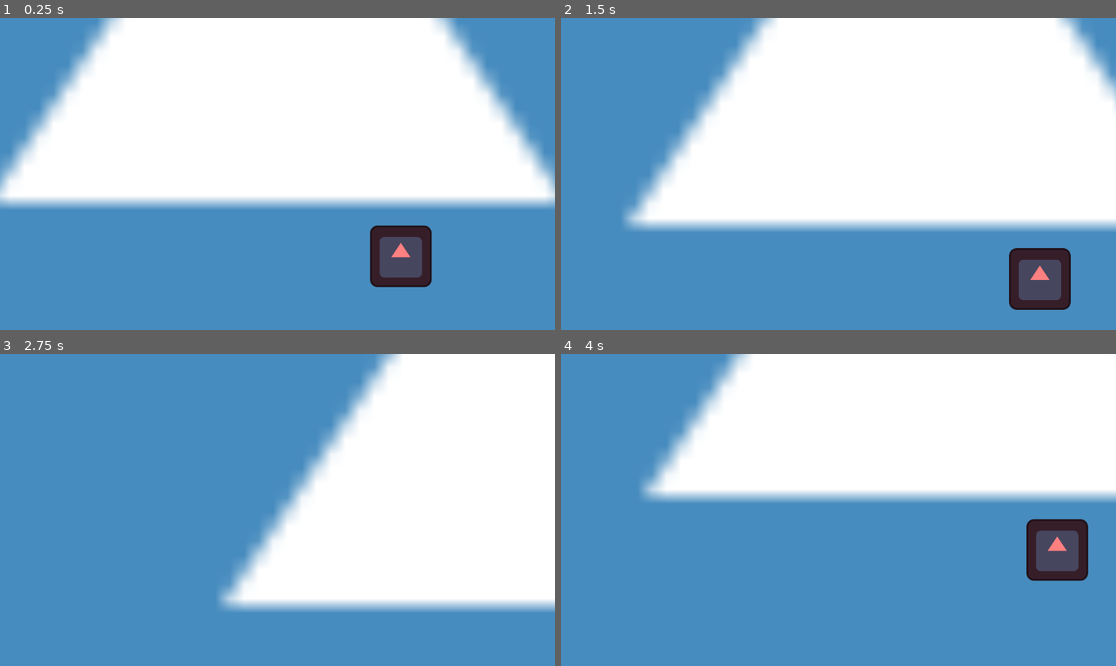
Above: before the commit, frames 1-4 (two rows, left to right).
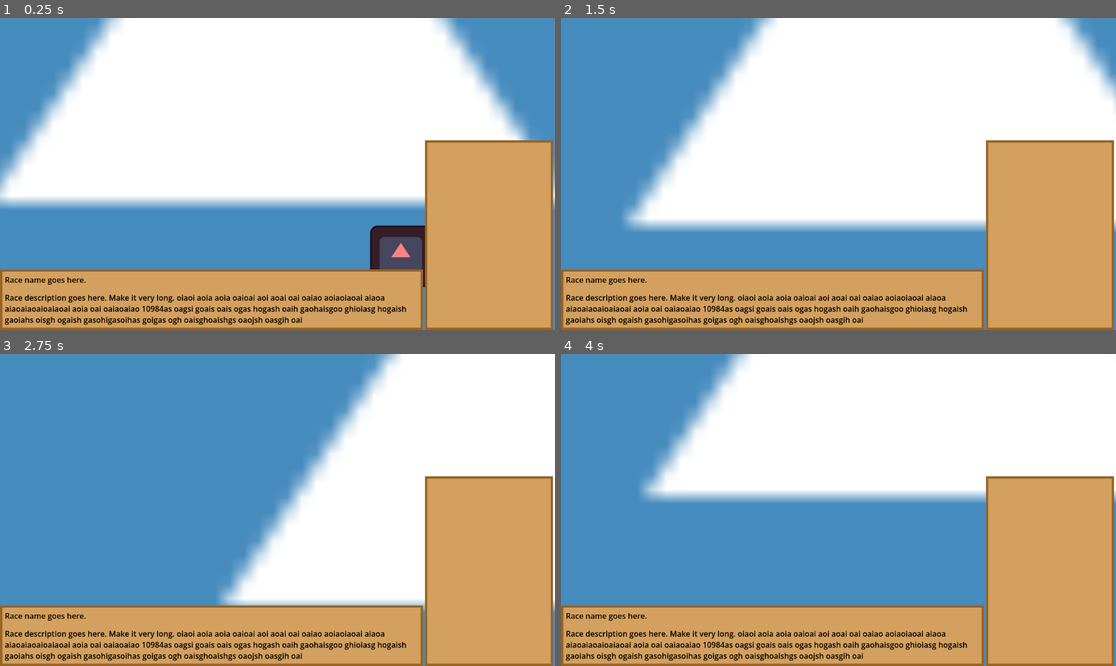
Above: after the commit, the same moments.

Repository: MaddestOfLads/jam-for-a-cause-team-stick-bug-game
Game: Godot game, scene res://Scene/map.tscn
Same seed, same stepped clock (60 frames per second), same inputs: the game is played once before the commit and once after it. The engine's default icon, where the game draws it, is replaced by a stand-in: a white triangle on a blue panel in a dark square.
Inputs (mouse positions are in pixels of both pictures, inside the frame that each line leads up to):
- Up to frame 1 (0.25 s): no input
- Up to frame 2 (1.5 s): tap Enter at 0.5 s; drag from (960, 255) to (894, 105) at 0.52 s; tap Space at 1.25 s; drag from (727, 189) to (960, 255) at 1.27 s
- Up to frame 3 (2.75 s): tap Enter at 2 s; move the mouse to (333, 441) at 2.02 s; press the mouse at (333, 441) at 2.03 s
- Up to frame 4 (4 s): release the mouse at (894, 441) at 2.75 s; tap Space at 2.75 s; drag from (810, 572) to (672, 463) at 2.77 s; tap Enter at 3.5 s; move the mouse to (1005, 556) at 3.52 s; press the mouse at (1005, 556) at 3.53 s

The runs differ from the first frame. In frame 1, 29% of the frame differs, in the area x 0-100%, y 39-100%; in frame 2, 29%; in frame 3, 29%; in frame 4, 29%.

Commit message:
Add a GUI which does nothing for now

Diff:
--- a/Scene/map.tscn
+++ b/Scene/map.tscn
@@ -4,6 +4,7 @@
 [ext_resource type="Texture2D" uid="uid://cujvsfwpdtan4" path="res://icon.svg" id="2_s12we"]
 [ext_resource type="Script" uid="uid://wiwu6muy3k5y" path="res://Script/camera.gd" id="3_54rcs"]
 [ext_resource type="PackedScene" uid="uid://on1ho4ye3jqs" path="res://Scene/island.tscn" id="4_31wal"]
+[ext_resource type="PackedScene" uid="uid://cjqkjnfe00wvd" path="res://Scene/ui.tscn" id="5_s12we"]
 
 [sub_resource type="RectangleShape2D" id="RectangleShape2D_3vi7k"]
 size = Vector2(3840, 3840)
@@ -12,6 +13,10 @@
 script = ExtResource("1_5mejs")
 camera = NodePath("Camera2D")
 island_and_bridge_root = NodePath("IslandAndBridgeRoot")
+
+[node name="CanvasLayer" type="CanvasLayer" parent="." unique_id=383927901]
+
+[node name="Ui" parent="CanvasLayer" unique_id=1818385894 instance=ExtResource("5_s12we")]
 
 [node name="Sprite2D" type="Sprite2D" parent="." unique_id=1615771826]
 position = Vector2(1920, 1920)
--- a/Scene/ui.tscn
+++ b/Scene/ui.tscn
@@ -9,6 +9,7 @@
 anchor_bottom = 1.0
 grow_horizontal = 2
 grow_vertical = 2
+mouse_filter = 2
 script = ExtResource("1_3i1b0")
 race_name_label = NodePath("VBoxContainer/PanelContainer/VBoxContainer/MarginContainer/NameLabel")
 race_description_label = NodePath("VBoxContainer/PanelContainer/VBoxContainer/MarginContainer2/DescriptionLabel")
@@ -19,43 +20,48 @@
 offset_right = 1148.0
 offset_bottom = 648.0
 size_flags_horizontal = 3
+mouse_filter = 2
 
 [node name="PanelContainer" type="PanelContainer" parent="VBoxContainer" unique_id=366050909]
 layout_mode = 2
 size_flags_horizontal = 3
 size_flags_vertical = 8
+mouse_filter = 2
 
 [node name="VBoxContainer" type="VBoxContainer" parent="VBoxContainer/PanelContainer" unique_id=1863533658]
 layout_mode = 2
+mouse_filter = 2
 
 [node name="MarginContainer" type="MarginContainer" parent="VBoxContainer/PanelContainer/VBoxContainer" unique_id=503393991]
 layout_mode = 2
+mouse_filter = 2
 
 [node name="NameLabel" type="RichTextLabel" parent="VBoxContainer/PanelContainer/VBoxContainer/MarginContainer" unique_id=2022518571]
 custom_minimum_size = Vector2(256, 0)
 layout_mode = 2
+mouse_filter = 2
 text = "Race name goes here."
 fit_content = true
 
 [node name="MarginContainer2" type="MarginContainer" parent="VBoxContainer/PanelContainer/VBoxContainer" unique_id=367284565]
 layout_mode = 2
+mouse_filter = 2
 
 [node name="DescriptionLabel" type="RichTextLabel" parent="VBoxContainer/PanelContainer/VBoxContainer/MarginContainer2" unique_id=245451297]
 layout_mode = 2
 size_flags_vertical = 3
+mouse_filter = 2
 text = "Race description goes here. Make it very long. oiaoi aoia aoia oaioai aoi aoai oai oaiao aoiaoiaoai aiaoa aiaoa …(182 unchanged characters)…
 fit_content = true
-
-[node name="HSeparator" type="VSeparator" parent="VBoxContainer" unique_id=677392315]
-layout_mode = 2
-size_flags_vertical = 3
 
 [node name="PanelContainer2" type="PanelContainer" parent="VBoxContainer" unique_id=2117891540]
 layout_mode = 2
 size_flags_vertical = 8
+mouse_filter = 2
 
 [node name="TextureRect" type="TextureRect" parent="VBoxContainer/PanelContainer2" unique_id=654016041]
 custom_minimum_size = Vector2(256, 384)
 layout_mode = 2
 size_flags_horizontal = 8
 size_flags_vertical = 8
+mouse_filter = 2
